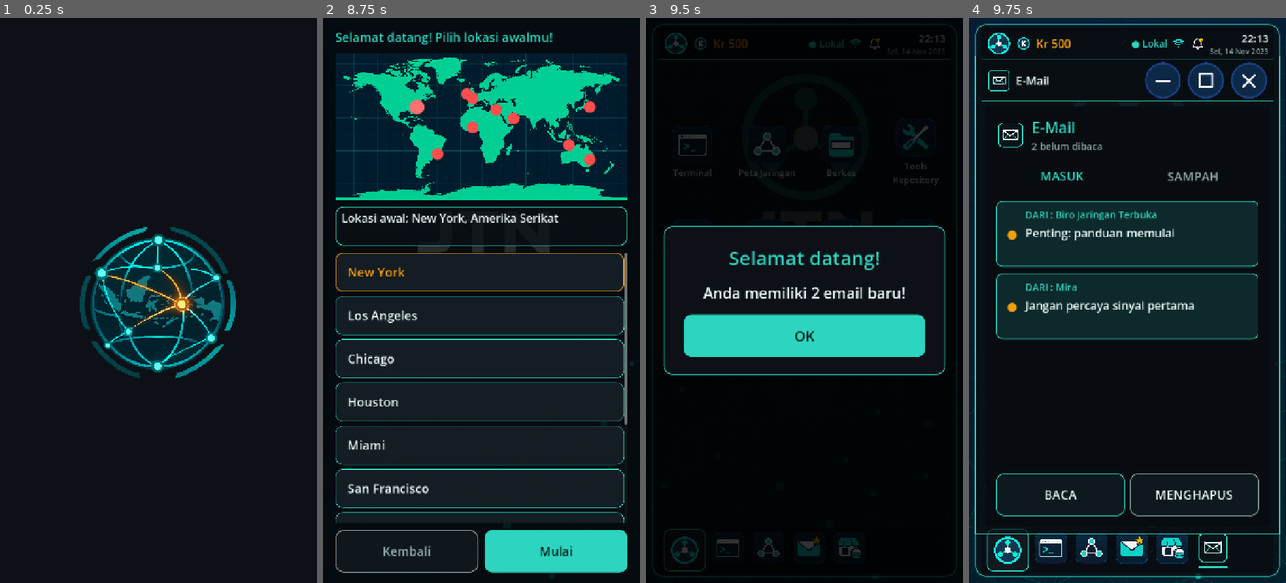
Above: before the commit, frames 1-4 (left to right).
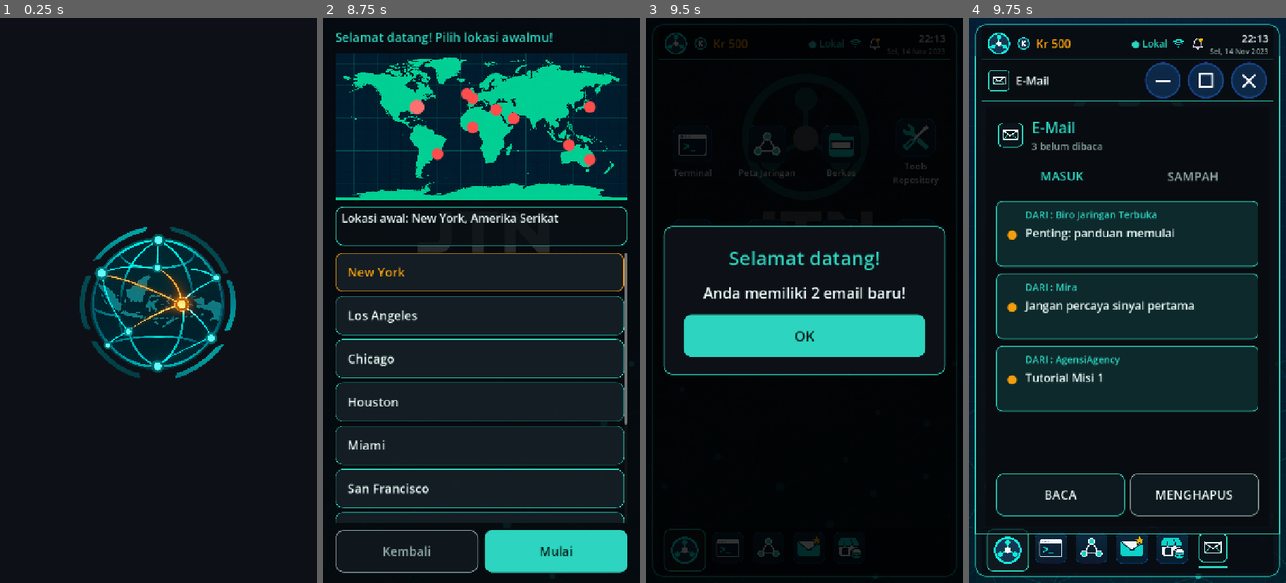
Above: after the commit, the same moments.

Repository: hadydaw/game-baru
Game: Godot game, scene res://scenes/main.tscn
Two runs of this game, one before a commit and one after it. Both use one fixed random seed, a clock stepped at 60 frames per second and the inputs below.
Inputs (mouse positions are in pixels of both pictures, inside the frame that each line leads up to):
- Up to frame 1 (0.25 s): no input
- Up to frame 2 (8.75 s): tap Enter at 0.5 s; move the mouse to (551, 272) at 0.52 s; click (551, 272) at 0.67 s; tap Space at 1.25 s; drag from (418, 328) to (465, 413) at 1.27 s; move the mouse to (513, 176) at 2.02 s; click (513, 176) at 2.17 s; click "> Sesi Baru" at 2.75 s; click "Lewati" at 3.5 s; click "●" at 4.25 s; click "●" at 5 s; click "●" at 5.75 s; click "●" at 6.5 s; click "New York" at 7.25 s; click "New York" at 8 s
- Up to frame 3 (9.5 s): click "Mulai" at 8.75 s
- Up to frame 4 (9.75 s): click "OK" at 9.5 s

Frames 1-3 are identical in both runs. In frame 4, 9.7% of the frame differs, in the area x 8-92%, y 22-70%.

Commit message:
Pesan misi masuk ke aplikasi Email dengan rincian lengkap
Pesan misi tidak lagi ditampilkan di layar Misi, tetapi di kotak masuk Email. Email masuk memuat rincian misi, dan email tiap tahap memuat tujuan tahap itu. Tombol MENERIMA di Misi hanya menampilkan petunjuk.

Co-Authored-By: Claude Haiku 5.5 <noreply@anthropic.com>
Claude-Session: https://claude.ai/code/session_011EntzauCRjaaLbaamXun78

Diff:
--- a/core/bahasa.gd
+++ b/core/bahasa.gd
@@ -34,6 +34,7 @@
 	"misi.pembayaran": {"id": "Pembayaran : Kr %d", "en": "Payment : Kr %d"},
 	"misi.persyaratan": {"id": "Persyaratan : %s", "en": "Requirement : %s"},
 	"misi.tombol_terima": {"id": "MENERIMA", "en": "ACCEPT"},
+	"misi.pesan_di_email": {"id": "Pesan misi ada di aplikasi Email.", "en": "The mission message is in the Email app."},
 	"misi.tombol_rincian": {"id": "RINCIAN", "en": "DETAILS"},
 	"misi.tombol_hapus": {"id": "MENGHAPUS", "en": "DELETE"},
 	"misi.label_dari": {"id": "DARI : %s", "en": "FROM : %s"},
--- a/core/email.gd
+++ b/core/email.gd
@@ -9,10 +9,22 @@
 	{"id": "mira", "dari": "email.mira.dari", "judul": "email.mira.judul", "isi": "email.mira.isi"},
 ]
 
-static func cari(id: String) -> Dictionary:
+# Pesan misi ikut masuk ke kotak E-Mail. Id-nya "misi:<indeks>" mengacu ke sesi.pesan_misi.
+static func pesan_misi(s: ShellSession) -> Array:
+	var hasil: Array = []
+	for i in range(s.pesan_misi.size()):
+		var p: Dictionary = s.pesan_misi[i]
+		hasil.append({"id": "misi:%d" % i, "dari": String(p.get("dari", "")), "judul": String(p.get("subjek", "")), "isi": String(p.get("isi", "")), "mentah": true})
+	return hasil
+
+static func cari(id: String, s: ShellSession = null) -> Dictionary:
 	for p in PESAN:
 		if String(p["id"]) == id:
 			return p
+	if s != null:
+		for p in pesan_misi(s):
+			if String(p["id"]) == id:
+				return p
 	return {}
 
 # Status tersimpan per pesan; pesan yang belum punya catatan dianggap masuk dan belum dibaca.
@@ -24,7 +36,7 @@
 
 static func daftar(s: ShellSession, status_cari: String) -> Array:
 	var hasil: Array = []
-	for p in PESAN:
+	for p in PESAN + pesan_misi(s):
 		if status(s, String(p["id"])) == status_cari:
 			hasil.append(p)
 	return hasil
--- a/core/misi/misi.gd
+++ b/core/misi/misi.gd
@@ -55,7 +55,7 @@
 			if not s.misi.has(id):
 				if _semua_ada(s, m.get("syarat_terima", [])):
 					s.misi[id] = "aktif"
-					_kirim(s, id, dari, m["pesan_masuk"])
+					_kirim(s, id, dari, _pesan_masuk_lengkap(m))
 					berubah = true
 			elif String(s.misi[id]) == "aktif" and _tujuan_selesai(s, m):
 				s.misi[id] = "selesai"
@@ -103,7 +103,7 @@
 		sudah.append(n)
 		s.misi_tahap[id] = sudah
 		var t: Dictionary = daftar[i]
-		_kirim(s, id, String(m["pengirim"]), {"subjek": String(t["judul"]), "isi": String(t["pesan"])})
+		_kirim(s, id, String(m["pengirim"]), {"subjek": String(t["judul"]), "isi": String(t["pesan"]) + _rincian_tahap(m, n)})
 		baru = true
 	return baru
 
@@ -141,6 +141,29 @@
 		if not s.jaringan.progres.has(String(f)):
 			return false
 	return true
+
+# Email masuk membawa rincian misi lengkap, jadi pemain tidak perlu membuka daftar misi untuk tahu tujuannya.
+static func _pesan_masuk_lengkap(m: Dictionary) -> Dictionary:
+	var p: Dictionary = (m["pesan_masuk"] as Dictionary).duplicate()
+	var hadiah := int(Hadiah.data().get(String(m["id"]), {}).get("kredit", 0))
+	var r := "\n\n"
+	r += Bahasa.dua("Tujuan: ", "Goal: ") + String(m.get("tujuan_ringkas", "")) + "\n"
+	r += Bahasa.dua("Pembayaran: Kr %d", "Payment: Kr %d", [hadiah]) + "\n"
+	r += Bahasa.dua("Persyaratan: ", "Requirements: ") + String(m.get("persyaratan", "-")) + "\n"
+	r += Bahasa.dua("Target: ", "Target: ") + String(m.get("target", "")) + "\n"
+	r += Bahasa.dua("Tahap:", "Stages:")
+	for tahap in m.get("tahap", []):
+		r += "\n- " + String(tahap["judul"])
+	p["isi"] = String(p.get("isi", "")) + r
+	return p
+
+# Email tiap tahap membawa daftar tujuan di tahap itu, sebagai rincian tahap yang baru selesai.
+static func _rincian_tahap(m: Dictionary, n: int) -> String:
+	var r := "\n\n" + Bahasa.dua("Tujuan tahap ini:", "Goals of this stage:")
+	for t in m.get("tujuan", []):
+		if int(t.get("tahap", 0)) == n:
+			r += "\n- " + String(t["teks"])
+	return r
 
 static func _kirim(s: ShellSession, id: String, dari: String, pesan: Dictionary) -> void:
 	s.pesan_misi.append({
--- /dev/null
+++ b/tests/test_pesan_misi_rincian.gd
@@ -0,0 +1,43 @@
+extends GutTest
+
+# Email masuk misi memuat rincian lengkap, dan email tiap tahap memuat tujuan tahap itu.
+
+func before_each() -> void:
+	Bahasa.kode = "id"
+
+func _sesi() -> ShellSession:
+	var s := ShellSession.new(Vfs.new({"tipe": "dir", "pemilik": "root", "grup": "root", "izin": "rwxr-xr-x", "isi": {}}), Jaringan.muat(), "operator")
+	Misi.perbarui(s)
+	return s
+
+func test_email_masuk_memuat_rincian() -> void:
+	var s := _sesi()
+	var p: Dictionary = s.pesan_misi[0]
+	assert_eq(String(p["subjek"]).findn("Tutorial Misi 1") >= 0, true)
+	var isi := Bahasa.pilih(String(p["isi"]))
+	assert_true(isi.contains("Tujuan:"), "rincian tujuan harus ada")
+	assert_true(isi.contains("Pembayaran: Kr 150"), "rincian pembayaran harus ada")
+	assert_true(isi.contains("Persyaratan:"), "rincian persyaratan harus ada")
+	assert_true(isi.contains("Tahap 1"), "daftar tahap harus ada")
+
+func test_email_tahap_memuat_tujuan_tahap() -> void:
+	var s := _sesi()
+	s.jalankan("help")
+	s.jalankan("device list")
+	var isi := ""
+	for p in s.pesan_misi:
+		if String(p["subjek"]).contains("Tahap 1"):
+			isi = Bahasa.pilih(String(p["isi"]))
+	assert_true(isi.contains("Tujuan tahap ini:"), "email tahap harus memuat tujuan tahap")
+
+func test_email_misi_muncul_di_kotak_masuk() -> void:
+	var s := _sesi()
+	var masuk := Email.daftar(s, "masuk")
+	var ada := false
+	for p in masuk:
+		if String(p["id"]) == "misi:0":
+			ada = true
+	assert_true(ada, "pesan misi harus muncul di kotak masuk Email")
+	assert_eq(Email.jumlah_belum_dibaca(s) >= 1, true)
+	Email.tandai_dibaca(s, "misi:0")
+	assert_true(Email.sudah_dibaca(s, "misi:0"))
--- a/ui/email_app.gd
+++ b/ui/email_app.gd
@@ -187,7 +187,7 @@
 	var judul := Tema.label("", Tema.TEKS, 26)
 	judul.autowrap_mode = TextServer.AUTOWRAP_WORD_SMART
 	isi.add_child(judul)
-	Bahasa.isi(judul, String(p["judul"]))
+	_teks_pesan(judul, p, "judul")
 
 	tombol.pressed.connect(_pilih_pesan.bind(id))
 	return tombol
@@ -197,6 +197,15 @@
 	Bahasa.daftar_penyegar(label, func():
 		if is_instance_valid(label):
 			label.text = "%s : %s" % [Bahasa.t("email.dari"), Bahasa.t(String(p["dari"]))])
+
+# Pesan bawaan memakai kunci bahasa; pesan misi sudah dua-bahasa dan disusun ulang saat bahasa berganti.
+func _teks_pesan(label: Label, p: Dictionary, kunci: String) -> void:
+	if bool(p.get("mentah", false)):
+		Bahasa.daftar_penyegar(label, func():
+			if is_instance_valid(label):
+				label.text = Bahasa.pilih(String(p[kunci])))
+	else:
+		Bahasa.isi(label, String(p[kunci]))
 
 func _pilih_pesan(id: String) -> void:
 	_pilih = id
@@ -224,7 +233,7 @@
 
 # Pembaca: kartu header dengan pengirim dan judul, isi pesan dalam area gulir, lalu tombol aksi.
 func _bangun_pembaca() -> void:
-	var p := Email.cari(_pilih)
+	var p := Email.cari(_pilih, _sesi)
 	if p.is_empty():
 		_pembaca = false
 		_segarkan()
@@ -245,7 +254,7 @@
 	var judul := Tema.label("", Tema.TEKS, 30)
 	judul.autowrap_mode = TextServer.AUTOWRAP_WORD_SMART
 	kepala.add_child(judul)
-	Bahasa.isi(judul, String(p["judul"]))
+	_teks_pesan(judul, p, "judul")
 
 	var gulir := ScrollContainer.new()
 	gulir.size_flags_vertical = Control.SIZE_EXPAND_FILL
@@ -261,7 +270,7 @@
 	isi.size_flags_horizontal = Control.SIZE_EXPAND_FILL
 	isi.add_theme_constant_override("line_spacing", 10)
 	isi_pad.add_child(isi)
-	Bahasa.isi(isi, String(p["isi"]))
+	_teks_pesan(isi, p, "isi")
 
 	var keluar := _tombol_aksi("email.keluar", Tema.TEKS_REDUP)
 	keluar.pressed.connect(func():
--- a/ui/pusat_misi.gd
+++ b/ui/pusat_misi.gd
@@ -10,14 +10,12 @@
 
 const LATAR_KARTU := Color(0.04, 0.07, 0.09, 1.0)
 const LATAR_BARIS := Color(0.05, 0.1, 0.12, 1.0)
-const IKON_PESAN := "res://assets/ikon/aplikasi/app_email.png"
 
 var _sesi: ShellSession
 var _terpilih := ""              # kunci kategori yang disorot di kisi
 var _tampil_daftar := ""         # kunci kategori yang daftarnya tampil; "" = kisi kategori
 var _misi_terpilih := ""         # id misi yang sedang disorot di daftar
 var _rincian := false            # panel Deskripsi menampilkan detail lengkap
-var _pesan_idx := -1             # indeks pesan di sesi.pesan_misi yang sedang dibaca; -1 = tidak ada
 var _judul: Label
 var _kisi_wrap: VBoxContainer
 var _grid: GridContainer
@@ -25,8 +23,6 @@
 var _daftar_wrap: VBoxContainer
 var _kolom_misi: VBoxContainer
 var _isi_deskripsi: VBoxContainer
-var _pesan_wrap: VBoxContainer
-var _isi_pesan: VBoxContainer
 var _hint: Label
 var _bawah: HBoxContainer
 
@@ -98,29 +94,6 @@
 	_isi_deskripsi.add_theme_constant_override("separation", 14)
 	pad_deskripsi.add_child(_isi_deskripsi)
 
-	# Pembaca pesan: kepala pengirim dan judul, lalu isi pesan yang bisa digulir.
-	_pesan_wrap = VBoxContainer.new()
-	_pesan_wrap.size_flags_vertical = Control.SIZE_EXPAND_FILL
-	_pesan_wrap.add_theme_constant_override("separation", 14)
-	_pesan_wrap.visible = false
-	root.add_child(_pesan_wrap)
-	var gulir_pesan := ScrollContainer.new()
-	gulir_pesan.size_flags_vertical = Control.SIZE_EXPAND_FILL
-	gulir_pesan.horizontal_scroll_mode = ScrollContainer.SCROLL_MODE_DISABLED
-	var kartu_pesan := PanelContainer.new()
-	kartu_pesan.size_flags_vertical = Control.SIZE_EXPAND_FILL
-	kartu_pesan.add_theme_stylebox_override("panel", Tema.kotak(LATAR_KARTU, Tema.TEAL, 2, 14))
-	_pesan_wrap.add_child(kartu_pesan)
-	kartu_pesan.add_child(gulir_pesan)
-	var pad_pesan := MarginContainer.new()
-	pad_pesan.size_flags_horizontal = Control.SIZE_EXPAND_FILL
-	Tema.margin_seragam(pad_pesan, 18)
-	gulir_pesan.add_child(pad_pesan)
-	_isi_pesan = VBoxContainer.new()
-	_isi_pesan.size_flags_horizontal = Control.SIZE_EXPAND_FILL
-	_isi_pesan.add_theme_constant_override("separation", 16)
-	pad_pesan.add_child(_isi_pesan)
-
 	_hint = Tema.label("", Tema.AMBER, 22)
 	_hint.autowrap_mode = TextServer.AUTOWRAP_WORD_SMART
 	_hint.horizontal_alignment = HORIZONTAL_ALIGNMENT_CENTER
@@ -134,24 +107,18 @@
 
 # Semua tampilan dibangun ulang dari data sesi dan bahasa aktif, sehingga selalu sesuai.
 func _segarkan_semua() -> void:
-	if _pesan_idx >= _sesi.pesan_misi.size():
-		_pesan_idx = -1
 	if _tampil_daftar == "":
 		_misi_terpilih = ""
 		_rincian = false
 	_judul.text = Bahasa.t("misi.judul_tersedia") if _tampil_daftar == "" else Bahasa.t(_judul_kategori(_tampil_daftar))
-	_kisi_wrap.visible = _tampil_daftar == "" and _pesan_idx < 0
-	_daftar_wrap.visible = _tampil_daftar != "" and _pesan_idx < 0
-	_pesan_wrap.visible = _pesan_idx >= 0
+	_kisi_wrap.visible = _tampil_daftar == ""
+	_daftar_wrap.visible = _tampil_daftar != ""
 	if _kisi_wrap.visible:
 		_bangun_kisi()
 	if _daftar_wrap.visible:
 		_bangun_daftar()
-	if _pesan_wrap.visible:
-		_bangun_pesan()
 	_bangun_tombol()
-	if _pesan_idx < 0:
-		_hint.text = ""
+	_hint.text = ""
 
 func _judul_kategori(kunci: String) -> String:
 	for k in Misi.KATEGORI:
@@ -261,18 +228,7 @@
 		kolom.add_child(l_ket)
 	return b
 
-func _pesan_kategori() -> Array:
-	var id_kat := {}
-	for m in Misi.daftar_kategori(_tampil_daftar):
-		id_kat[String(m["id"])] = true
-	var hasil: Array = []
-	for i in range(_sesi.pesan_misi.size()):
-		if id_kat.has(String(_sesi.pesan_misi[i].get("misi", ""))):
-			hasil.append(i)
-	hasil.reverse()
-	return hasil
-
-# Daftar: baris pesan masuk dan misi, lalu panel Deskripsi untuk misi yang disorot.
+# Daftar: baris misi, lalu panel Deskripsi untuk misi yang disorot. Pesan misi ada di aplikasi Email.
 func _bangun_daftar() -> void:
 	for c in _kolom_misi.get_children():
 		c.queue_free()
@@ -283,12 +239,6 @@
 		_kolom_misi.add_child(_teks(Bahasa.t("misi.kategori_kosong"), Tema.TEKS_REDUP, 22))
 		_isi_deskripsi.add_child(_teks(Bahasa.t("misi.tidak_aktif"), Tema.TEKS_REDUP, 22))
 		return
-
-	for i in _pesan_kategori():
-		var p: Dictionary = _sesi.pesan_misi[i]
-		var b := _baris(IKON_PESAN, String(p["subjek"]), Bahasa.t("misi.label_dari") % String(p["dari"]), false)
-		b.pressed.connect(_buka_pesan.bind(i))
-		_kolom_misi.add_child(b)
 
 	var terlihat: Array = []
 	for m in misi_kat:
@@ -362,47 +312,10 @@
 	_rincian = false
 	_segarkan_semua()
 
-func _buka_pesan(idx: int) -> void:
-	_pesan_idx = idx
-	_hint.text = ""
-	_segarkan_semua()
-
-# Pembaca pesan: DARI dan JUDUL di kepala, isi di bawahnya.
-func _bangun_pesan() -> void:
-	for c in _isi_pesan.get_children():
-		c.queue_free()
-	var p: Dictionary = _sesi.pesan_misi[_pesan_idx]
-	var kepala := HBoxContainer.new()
-	kepala.add_theme_constant_override("separation", 18)
-	_isi_pesan.add_child(kepala)
-	var ikon := TextureRect.new()
-	ikon.texture = load(IKON_PESAN) as Texture2D
-	ikon.custom_minimum_size = Vector2(96, 96)
-	ikon.expand_mode = TextureRect.EXPAND_IGNORE_SIZE
-	ikon.stretch_mode = TextureRect.STRETCH_KEEP_ASPECT_CENTERED
-	kepala.add_child(ikon)
-	var kolom := VBoxContainer.new()
-	kolom.size_flags_horizontal = Control.SIZE_EXPAND_FILL
-	kolom.alignment = BoxContainer.ALIGNMENT_CENTER
-	kepala.add_child(kolom)
-	kolom.add_child(_teks(Bahasa.t("misi.label_dari") % String(p["dari"]), Tema.TEKS, 26))
-	kolom.add_child(_teks(Bahasa.t("misi.label_judul") % String(p["subjek"]), Tema.TEKS, 26))
-	_isi_pesan.add_child(_teks(String(p["isi"]), Tema.TEKS, 24))
-
 # Tombol bawah per tampilan.
 func _bangun_tombol() -> void:
 	for c in _bawah.get_children():
 		c.queue_free()
-	if _pesan_idx >= 0:
-		var kembali := _tombol_bawah(Bahasa.t("misi.tombol_keluar"), Tema.TEKS_REDUP, true)
-		kembali.pressed.connect(func():
-			_pesan_idx = -1
-			_segarkan_semua())
-		_bawah.add_child(kembali)
-		var hapus := _tombol_bawah(Bahasa.t("misi.tombol_hapus"), Tema.AMBER, true)
-		hapus.pressed.connect(_hapus_pesan)
-		_bawah.add_child(hapus)
-		return
 	if _tampil_daftar != "":
 		var keluar := _tombol_bawah(Bahasa.t("misi.tombol_keluar"), Tema.TEKS_REDUP, true)
 		keluar.pressed.connect(func():
@@ -436,23 +349,9 @@
 		_segarkan_semua())
 	_bawah.add_child(pilih)
 
-# MENERIMA membuka pesan dari misi yang disorot. Misi diterima otomatis saat pesannya tiba.
+# MENERIMA: misi sudah diterima otomatis, dan pesannya ada di aplikasi Email.
 func _terima_misi() -> void:
-	for i in range(_sesi.pesan_misi.size()):
-		if String(_sesi.pesan_misi[i].get("misi", "")) == _misi_terpilih:
-			_buka_pesan(i)
-			return
-	_hint.text = Bahasa.t("misi.pesan_belum_ada")
-
-func _hapus_pesan() -> void:
-	if _pesan_idx < 0 or _pesan_idx >= _sesi.pesan_misi.size():
-		_pesan_idx = -1
-		_segarkan_semua()
-		return
-	_sesi.pesan_misi.remove_at(_pesan_idx)
-	_pesan_idx = -1
-	Penyimpanan.simpan_sesi(_sesi)
-	_segarkan_semua()
+	_hint.text = Bahasa.t("misi.pesan_di_email")
 
 func _tombol_bawah(teks: String, warna_batas: Color, aktif: bool) -> Button:
 	var b := Button.new()
